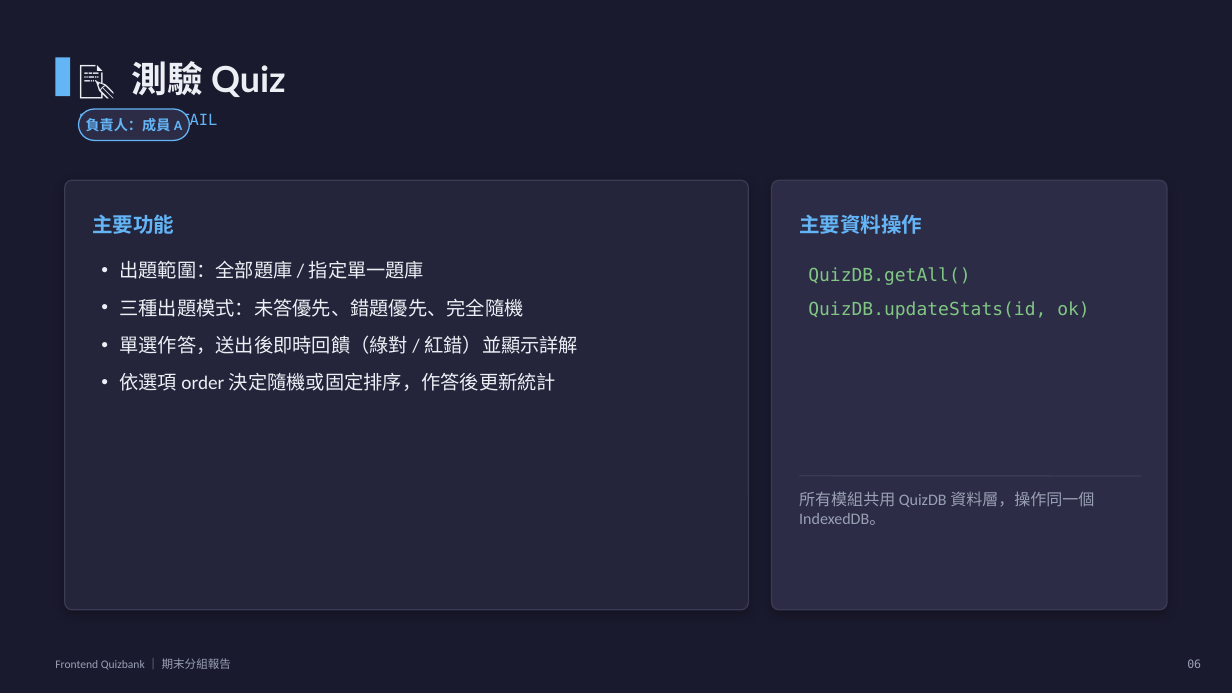
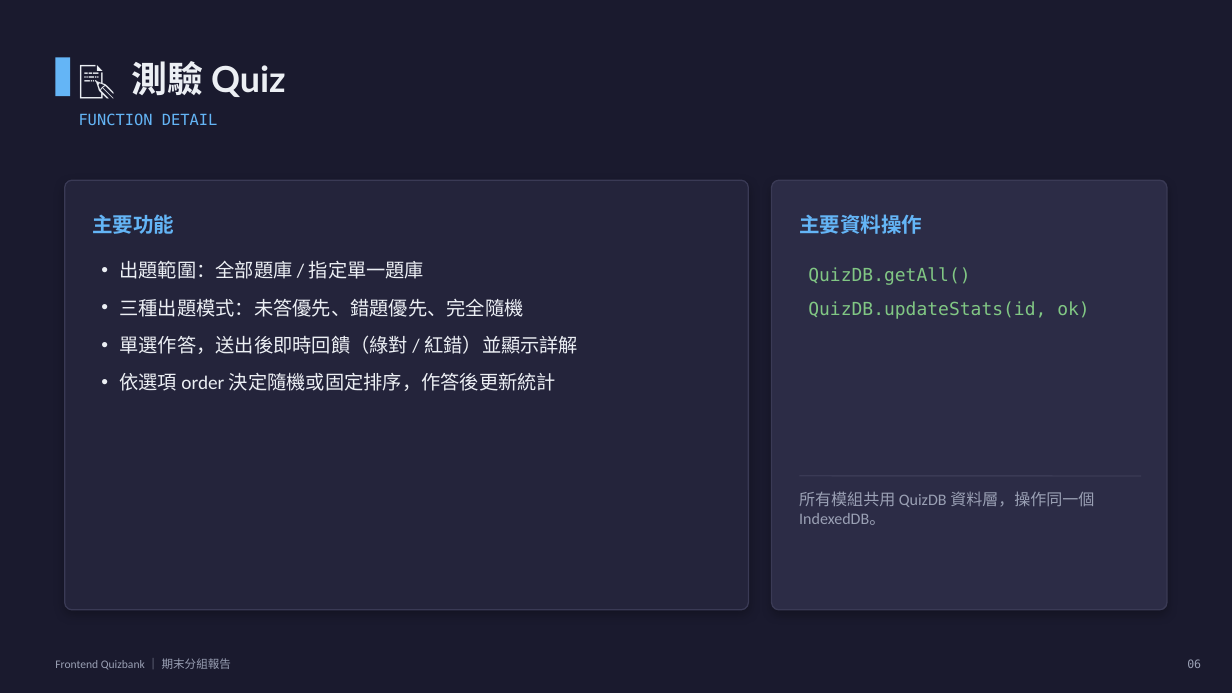
Before and after one commit to chuan13/frontend-quizbank, a slide deck: slide 6 of docs/期末報告_FrontendQuizbank.pptx. Drawn at 1232x693 pixels with LibreOffice and Linux fonts; fonts in the diff are those of the drawing. Boxes give left, top, right and bottom in pixels: in the first picture for what was removed or moved away, otherwise in the second. Text is boxed around its words. In the diff, an @@ line names an element or a change of style, - is before the commit and + after.

```diff
--- a/docs/期末報告_FrontendQuizbank.pptx
+++ b/docs/期末報告_FrontendQuizbank.pptx
@@ rounded rectangle removed at box(79, 109, 189, 140) @@
@@ text removed at box(86, 118, 183, 131) @@
-負責人：成員 A
```
Also in this commit, not shown: 7 other slides changed, 1 slide removed, 5 other files.
